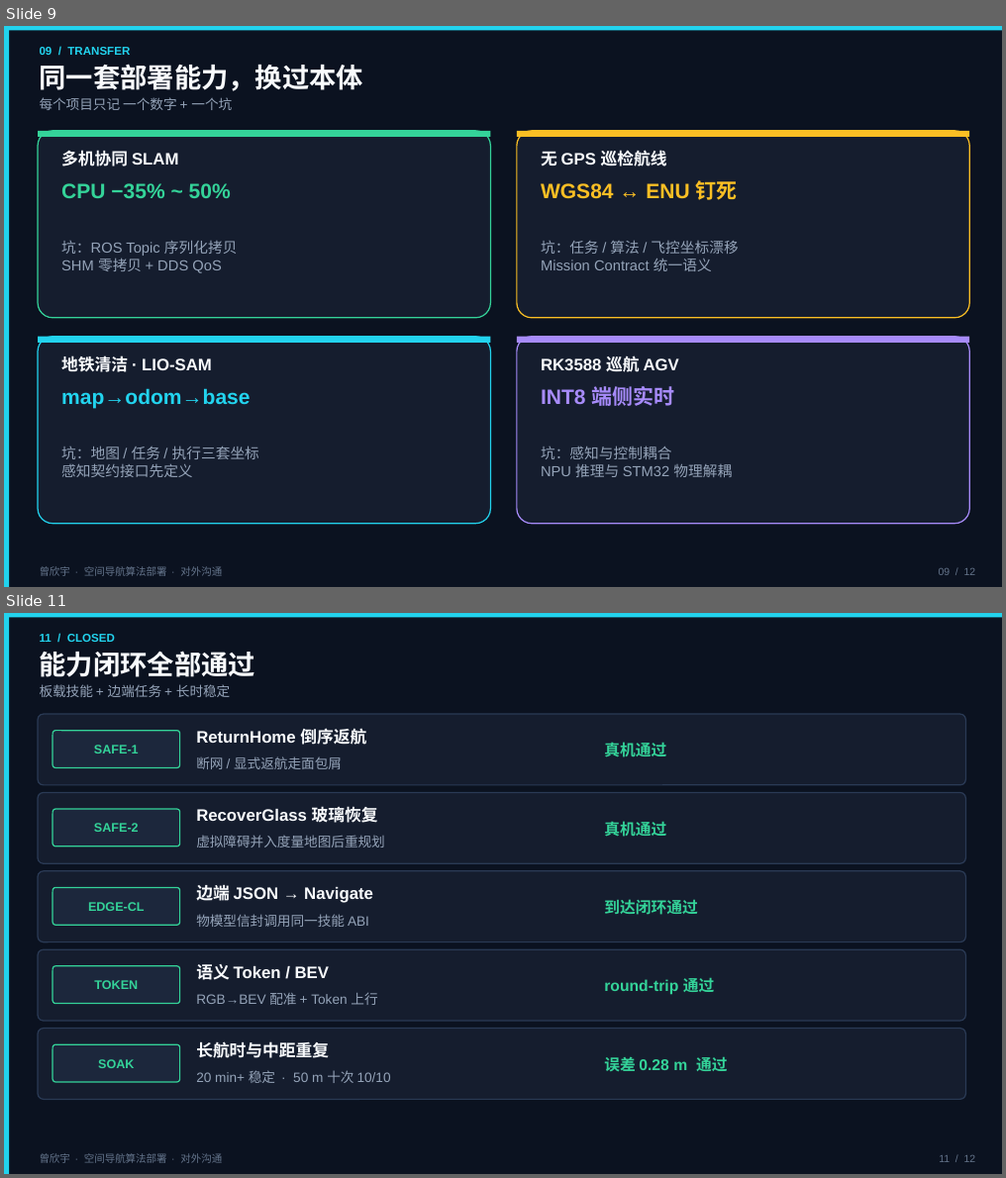
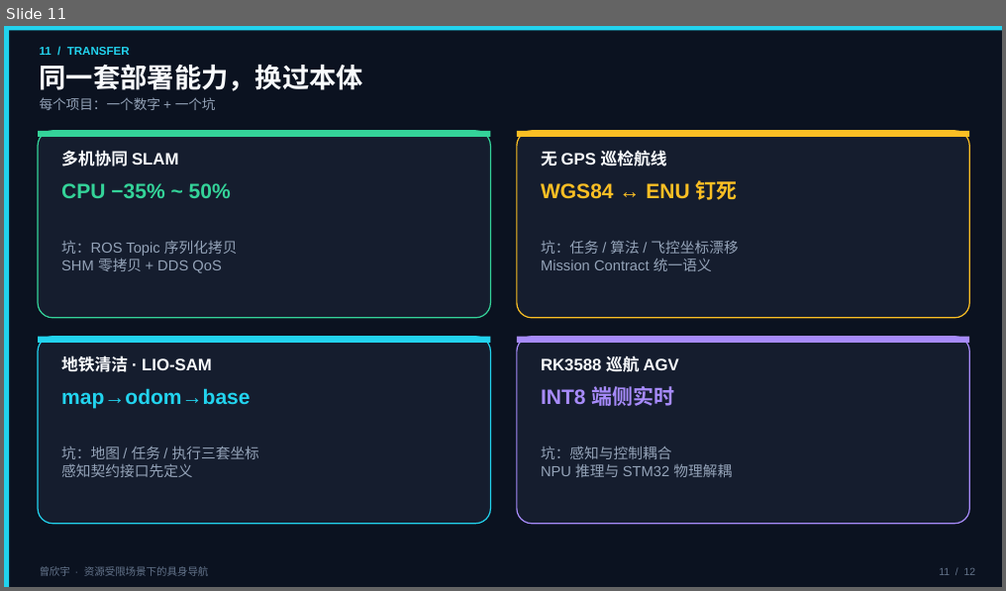
Before and after one commit to zxinyu-robot/MotionSLAM_ws, a slide deck: docs/_inbox/曾欣宇_空间导航算法部署_课展示.pptx. Shown one above the other, each under a label of ours: slides 9 and 11 before the commit, slide 11 after it; the slides between them are not shown. The pictures are 1006x1178 and 1006x591 pixels, drawn with LibreOffice and Linux fonts; fonts in the diff are those of the drawing. Boxes give left, top, right and bottom in pixels: in the first picture for what was removed or moved away, otherwise in the second. Text is boxed around its words. In the diff, an @@ line names an element or a change of style, - is before the commit and + after.

```diff
--- a/docs/_inbox/曾欣宇_空间导航算法部署_课展示.pptx
+++ b/docs/_inbox/曾欣宇_空间导航算法部署_课展示.pptx
@@ slide 11 removed at [4,613,1002,1174], background #FFFFFF @@
@@ rectangle removed at [4,613,1002,1174] @@
@@ rectangle removed at [4,613,1002,618] @@
@@ rectangle removed at [4,613,9,1174] @@
@@ text removed at [40,634,115,642] @@
-11 / CLOSED
@@ text removed at [40,651,255,677] @@
-能力闭环全部通过
@@ text removed at [40,684,230,697] @@
-板载技能 + 边端任务 + 长时稳定
@@ rounded rectangle removed at [38,714,966,785] @@
@@ rounded rectangle removed at [53,731,180,768] @@
-SAFE-1
@@ text removed at [196,729,366,745] @@
-ReturnHome 倒序返航
@@ text removed at [196,757,342,769] @@
-断网 / 显式返航走面包屑
@@ text removed at [604,742,666,758] @@
-真机通过
@@ rounded rectangle removed at [38,792,966,863] @@
@@ rounded rectangle removed at [53,809,180,847] @@
-SAFE-2
@@ text removed at [196,807,378,823] @@
-RecoverGlass 玻璃恢复
@@ text removed at [196,835,385,848] @@
-虚拟障碍并入度量地图后重规划
@@ text removed at [604,821,666,837] @@
-真机通过
@@ rounded rectangle removed at [38,871,966,943] @@
@@ rounded rectangle removed at [53,888,180,925] @@
-EDGE-CL
@@ text removed at [196,882,373,904] @@
-边端 JSON → Navigate
@@ text removed at [604,899,697,915] @@
-到达闭环通过
@@ text removed at [196,914,369,927] @@
-物模型信封调用同一技能 ABI
@@ rounded rectangle removed at [38,950,966,1021] @@
@@ rounded rectangle removed at [53,966,180,1004] @@
-TOKEN
@@ text removed at [196,964,329,980] @@
-语义 Token / BEV
@@ text removed at [196,993,377,1005] @@
-RGB→BEV 配准 + Token 上行
@@ text removed at [604,978,714,995] @@
-round-trip 通过
@@ rounded rectangle removed at [38,1029,966,1100] @@
@@ rounded rectangle removed at [53,1045,180,1082] @@
-SOAK
@@ text removed at [196,1042,329,1059] @@
-长航时与中距重复
@@ text removed at [604,1058,727,1071] @@
-误差 0.28 m 通过
@@ text removed at [196,1070,391,1083] @@
-20 min+ 稳定 · 50 m 十次 10/10
@@ text removed at [40,1154,222,1163] @@
-曾欣宇 · 空间导航算法部署 · 对外沟通
@@ text removed at [939,1156,976,1162] @@
-11 / 12
@@ what was slide 9 is now slide 11 @@
@@ slide 11 changed as well @@
@@ text at [40,47,130,55]: text changed @@
-09 / TRANSFER
+11 / TRANSFER
@@ text at [40,97,216,110]: text changed @@
-每个项目只记 一个数字 + 一个坑
+每个项目：一个数字 + 一个坑
@@ text at [40,567,209,576]: text changed @@
-曾欣宇 · 空间导航算法部署 · 对外沟通
+曾欣宇 · 资源受限场景下的具身导航
@@ text at [939,569,976,575]: text changed @@
-09 / 12
+11 / 12
```
Also in this commit, not shown: 8 other slides changed, 3 slides added, 2 other slides removed.
